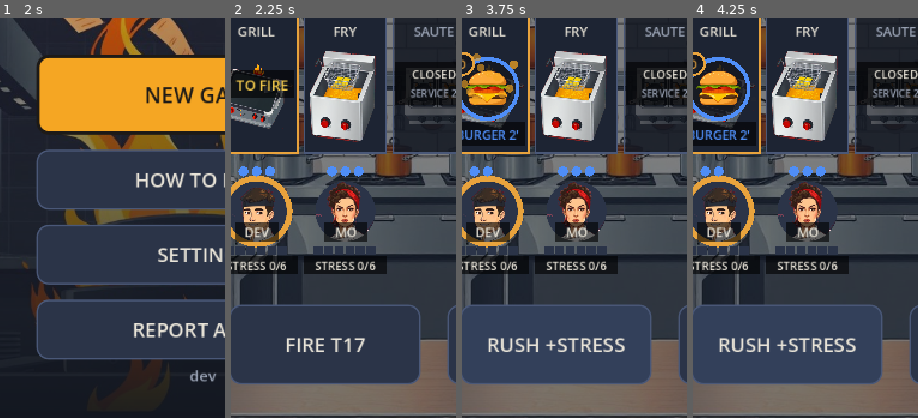
Above: before the commit, frames 1-4 (left to right).
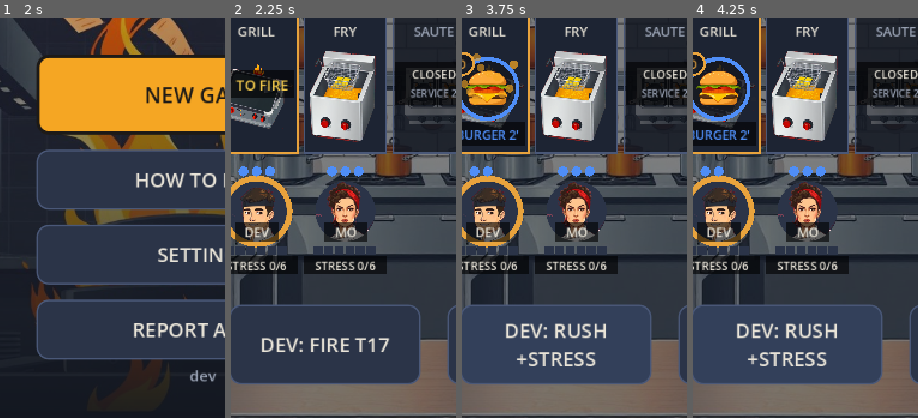
Above: after the commit, the same moments.

Repository: duffpowell-commits/Rush
Game: Godot game, scene res://scenes/boot.tscn
Same seed, same stepped clock (60 frames per second), same inputs: the game is played once before the commit and once after it.
Inputs (mouse positions are % of the whole screen's width and height, from its top left):
- Up to frame 1 (2 s): click "Skip splash" at 0.5 s; click "SKIP" at 1.25 s
- Up to frame 2 (2.25 s): click "NEW GAME" at 2 s
- Up to frame 3 (3.75 s): click "END TURN" at 2.75 s; click (26, 91) at 3.5 s, where only the run before the commit has a clickable "FIRE T17"
- Up to frame 4 (4.25 s): no input
The pictures show only the part of the screen within x 5-55%, y 50-100%; the shares and areas given below are measured in that part.

Frame 1 is identical in both runs. In frame 2, 1.1% of the frame differs, in the area x 13-71%, y 80-84%; in frame 3, 2.6%, in the area x 11-73%, y 76-87%; in frame 4, 2.6%.

Commit message:
Stress pass: preview END TURN stress, warn a turn early, name the cook on the button
Build-70 reviews (first-timer, IGN-style, own play) all said stress read too late.
- Stress meter previews what END TURN does (stress_after mirrors Kitchen.end_turn);
  +N STRESS floats on the cook after the turn.
- END TURN says NAME NEAR QUIT one turn before a quit; rest hint at cap-3.
- Action button names the selected cook (DEV: PLATE).
- No two tickets in a service share a table number (two T22s).
- Pan labels shrink before dropping words; stress plates fit the gap between cooks.

Co-Authored-By: Claude Opus 5.5 <noreply@anthropic.com>
Claude-Session: https://claude.ai/code/session_01V3sbxLu4c4oLEvnvp25i9E

Diff:
--- a/scripts/autoplay.gd
+++ b/scripts/autoplay.gd
@@ -203,9 +203,9 @@
 	game._after_move()
 	var fire_default: String = game.act_btn.text
 	await _tap_at(game.field.get_global_transform() * game.ticket_rect(1).get_center())   # table 22: less urgent
-	var pick_ok: bool = game.pick_tid == 902 and game.act_btn.text == "FIRE T22"
+	var pick_ok: bool = game.pick_tid == 902 and game.act_btn.text == "DEV: FIRE T22"
 	await _tap_at(game.field.get_global_transform() * game.station_rect(0).get_center())   # DEV's own station: act
-	pick_ok = pick_ok and kk.pans[0].get("tid", 0) == 902 and fire_default == "FIRE T21"
+	pick_ok = pick_ok and kk.pans[0].get("tid", 0) == 902 and fire_default == "DEV: FIRE T21"
 	_check(pick_ok, "PICK PASS (button said FIRE T21, tapped table 22's ticket, FIRE cooked its burger)")
 	# Tap a dish (Duff, Nov 25): table 22 now wants a burger and a steak, both grill. A tap on the
 	# STEAK row picks that dish: the button names it and FIRE cooks it, not the burger listed first.
@@ -225,7 +225,7 @@
 	await _frames(2)
 	await _shot("dish_pick")
 	await _tap_at(game.field.get_global_transform() * game.station_rect(0).get_center())
-	_check(game.pick_ix == -1 and dish_label == "FIRE STEAK" and kk.pans[0].get("dish", "") == "STEAK"
+	_check(game.pick_ix == -1 and dish_label == "DEV: FIRE STEAK" and kk.pans[0].get("dish", "") == "STEAK"
 		and kk.tickets[1].items[0].state == "wait",
 		"DISH PICK PASS (tapped T22's STEAK row: button said '%s', FIRE cooked the steak, the burger still waits)" % dish_label)
 	kk.tickets[1].items = keep_items   # back to the minute the next checks expect
@@ -236,7 +236,7 @@
 	var left0: int = kk.pans[0].left
 	var rush_label: String = game.act_btn.text
 	game.act()
-	_check(rush_label == "RUSH +STRESS" and kk.pans[0].left == left0 - 1 and kk.crew[0].stress == kk.rush_stress,
+	_check(rush_label == "DEV: RUSH +STRESS" and kk.pans[0].left == left0 - 1 and kk.crew[0].stress == kk.rush_stress,
 		"RUSH PASS (burger %d -> %d minutes, DEV stress %d)" % [left0, kk.pans[0].left, kk.crew[0].stress])
 	await _tap_at(game.field.get_global_transform() * game.cook_pos(1))
 	await _tap_at(game.field.get_global_transform() * game.station_rect(1).get_center())   # MO plates the fries
@@ -245,7 +245,7 @@
 	await _shot("pick_rush_window")
 	game.end_turn()   # MO spent an action plating: a fresh turn to walk to the pass and run
 	await _tap_at(game.field.get_global_transform() * game.station_rect(Kitchen.PASS_IX).get_center())
-	var on_pass: bool = kk.crew[1].at == Kitchen.PASS_IX and game.act_btn.text == "RUN"
+	var on_pass: bool = kk.crew[1].at == Kitchen.PASS_IX and game.act_btn.text == "MO: RUN"
 	game.act()
 	var ran: bool = kk.window.is_empty() and kk.ticket(902).items[1].state == "served"
 	_check(up and on_pass and ran, "WINDOW PASS (fries plated up on the window, MO walked to the pass and ran them)")
@@ -982,6 +982,23 @@
 	await _tap_at(game.field.get_global_transform() * game._more_rect.get_center())
 	var back: bool = game.rail_off == 0 and game.rail_tickets()[0].id == first_id
 	_check(paged and back, "RAIL PAGE PASS (+2 MORE showed tickets 5-6, BACK returned to the most urgent)")
+	# Stress pass: two away and working: END TURN warns a turn early, the meter shows the +1, and
+	# the action button names the cook it moves.
+	var sat_was: int = kk.pans[0].sat
+	kk.pans[0].sat = 0   # no burn this turn, so the early warning isn't outranked
+	kk.crew[1].stress = kk.stress_cap - 2
+	kk.crew[1].acted = true
+	game._refresh_hud()
+	var near_warn: String = game.end_btn.text
+	var near_after: int = game.stress_after(1)
+	var named: String = game.act_btn.text
+	game.field.queue_redraw()
+	await _frames(2)
+	await _shot("stress_preview")
+	kk.pans[0].sat = sat_was
+	_check(near_warn == "END TURN\nMO NEAR QUIT" and near_after == kk.stress_cap - 1
+		and (named.begins_with(kk.crew[game.sel].name + ": ") or named == "TAP A STATION" or named.ends_with("NO MOVES")),
+		"STRESS PASS (END TURN '%s', MO %d -> %d before it's pressed, button '%s')" % [near_warn.replace("\n", " / "), kk.stress_cap - 2, near_after, named.replace("\n", " ")])
 	kk.crew[1].stress = kk.stress_cap - 1   # MO is one away and worked this turn: END TURN names her
 	kk.crew[1].acted = true
 	kk.crew[0].ap = 0
@@ -1072,7 +1089,7 @@
 	game.cash = cash_was
 	game.perks = perks_was
 	game._refresh_hud()
-	_check(one and row1 and row2 and four and pr.position.y >= 0.0 and pr.end.y <= vh and label == "RUN 2 PLATES" and ran,
+	_check(one and row1 and row2 and four and pr.position.y >= 0.0 and pr.end.y <= vh and label.ends_with("RUN 2 PLATES") and ran,
 		"TRAY PASS (one plate a RUN to start; shop row SERVER TRAY -> ENTREE TRAY = 4, fits at HUGE %d px of %d; '%s' sent 2 plates for one action)" % [int(pr.size.y), int(vh), label])
 
 
@@ -1142,7 +1159,7 @@
 func _find(prefix: String) -> Button:
 	var found: Button = null
 	for b in get_tree().root.find_children("*", "Button", true, false):
-		if b.is_visible_in_tree() and not b.disabled and b.text.begins_with(prefix) and not b.is_queued_for_deletion():
+		if b.is_visible_in_tree() and not b.disabled and (b.text.begins_with(prefix) or b.text.contains(": " + prefix)) and not b.is_queued_for_deletion():
 			found = b
 	return found
 
--- a/scripts/game.gd
+++ b/scripts/game.gd
@@ -219,6 +219,11 @@
 		if not p.is_empty() and p.left <= 0 and p.sat >= k.burn_after:
 			end_btn.text = "END TURN\n%s BURNS" % Kitchen.STATIONS[i]
 			break
+	if end_btn.text == "END TURN":   # a turn earlier (stress pass): one more worked turn after this one and they quit
+		for c in k.crew.size():
+			if not k.crew[c].out and stress_after(c) == k.stress_cap - 1:
+				end_btn.text = "END TURN\n%s NEAR QUIT" % k.crew[c].name
+				break
 	act_btn.text = a if a != "" else "TAP A STATION"   # nothing to do here: say how to move
 	if a == "" and not k.crew[sel].out and k.crew[sel].ap <= 0:   # say why: this cook is spent till END TURN
 		act_btn.text = "%s: NO MOVES" % k.crew[sel].name   # short: HUGE text wraps it over the status line
@@ -231,11 +236,17 @@
 		var cr: Dictionary = k.crew[sel]
 		# end of turn also adds 1 to a working cook while any ticket will be red (2 minutes or less)
 		var red := 1 if k.tickets.any(func(t): return t.time - 1 > 0 and t.time - 1 <= 2) else 0
-		act_btn.text = "RUSH: QUITS!" if cr.stress + k.rush_stress + red >= k.stress_cap else "RUSH +STRESS"
+		act_btn.text = "RUSH (QUITS!)" if cr.stress + k.rush_stress + red >= k.stress_cap else "RUSH +STRESS"
 	elif a == "RUN" and k.tray > 1:   # a tray: say how many plates go out on this one action
 		var n := mini(k.tray, k.window.size() + (0 if k.crew[sel].hand.is_empty() else 1))
 		if n > 1:
 			act_btn.text = "RUN %d PLATES" % n
+	if a != "":   # whose move this is, on the button (stress pass: taps moved the wrong cook)
+		var named := "%s: %s" % [k.crew[sel].name, act_btn.text]
+		var bf := act_btn.get_theme_font("font")
+		var room := act_btn.size.x - 20.0 if act_btn.size.x > 40.0 else 210.0
+		if bf == null or bf.get_string_size(named, HORIZONTAL_ALIGNMENT_LEFT, -1, act_btn.get_theme_font_size("font_size")).x <= room * 2.0:
+			act_btn.text = named   # up to two lines: the button wraps, and grows up, not off the screen
 	act_btn.disabled = a == ""
 	if note != null:
 		note.text = " | ".join(k.events)   # a bar between events: they ran together as one sentence
@@ -431,7 +442,12 @@
 	var walked_before := k.walked
 	var critic_before := k.critic
 	var tickets_before: Array = k.tickets.map(func(t): return t.id)
+	var stress_before: Array = k.crew.map(func(c): return c.stress)
 	k.end_turn()
+	for c in k.crew.size():   # say what the turn cost, on the cook who paid it
+		var d: int = k.crew[c].stress - stress_before[c]
+		if d > 0 and not k.crew[c].out:
+			_fx_text(cook_pos(c) + Vector2(0, -COOK_R - 30), "+%d STRESS" % d, UI.key("bad"), 24)
 	if k.tickets.any(func(t): return not tickets_before.has(t.id)):
 		get_node("/root/Audio").sfx("ticket", randf_range(0.95, 1.05))
 		get_node("/root/Subs").cue("[printer: new ticket]")
@@ -762,7 +778,7 @@
 			func(): return sel != 0 or k.crew[1].out],
 		["pick", "TAP TICKET: COOK FIRST", func(): return k.tickets.size() >= 2,
 			func(): return pick_tid != 0],
-		["rest", "IDLE COOKS LOSE STRESS", func(): return k.crew.any(func(c): return not c.out and c.stress >= k.stress_cap - 2),
+		["rest", "IDLE COOKS LOSE STRESS", func(): return k.crew.any(func(c): return not c.out and c.stress >= k.stress_cap - 3),
 			func(): return false],   # nothing to do but read it: it retires after a few turns
 		["rush", "RUSH IT: +STRESS", func(): return k.action_here(sel) == "RUSH",
 			func(): return k.pans.any(func(p): return p.get("rushed", false))],
@@ -967,20 +983,23 @@
 ## Cooks whose stress hits the cap if the turn ends now: the same sums as Kitchen.end_turn (a burn at
 ## their station +2, a worked cook +1 while a ticket will be red, an idle one rests).
 func cooks_quitting() -> Array:
+	var out: Array = []
+	for c in k.crew.size():
+		if not k.crew[c].out and stress_after(c) >= k.stress_cap:
+			out.append(k.crew[c].name)
+	return out
+
+
+## Cook c's stress once the turn ends now (the meter shows the change before END TURN is pressed).
+func stress_after(c: int) -> int:
+	var cr: Dictionary = k.crew[c]
 	var red := k.tickets.any(func(t): return t.time - 1 > 0 and t.time - 1 <= 2)
-	var out: Array = []
-	for c in k.crew:
-		if c.out:
-			continue
-		var s: int = c.stress
-		for i in k.pans.size():
-			var p: Dictionary = k.pans[i]
-			if not p.is_empty() and p.left <= 0 and p.sat >= k.burn_after and c.at == i:
-				s += 2
-		s = s + (1 if red else 0) if c.acted else maxi(0, s - 2)
-		if s >= k.stress_cap:
-			out.append(c.name)
-	return out
+	var s: int = cr.stress
+	for i in k.pans.size():
+		var p: Dictionary = k.pans[i]
+		if not p.is_empty() and p.left <= 0 and p.sat >= k.burn_after and cr.at == i:
+			s += 2
+	return s + (1 if red else 0) if cr.acted else maxi(0, s - 2)
 
 
 ## The NEXT bar in plain words ("NEXT: 2 dishes in 3 min"), as many as fit the width.
@@ -1127,13 +1146,19 @@
 			# State in words, not colour alone: 2' cooking, UP! ready, PLATE NOW: burns at the next END TURN.
 			_plate(f, Rect2(r.position.x + 4, r.end.y - 38, r.size.x - 8, 30))
 			var st := ("PLATE NOW" if burning else "UP!") if up else "%d'" % p.left
-			if burning:
-				st = _fit(font, st, "PLATE!", r.size.x - 14, 15)
+			# Smaller text before cutting words (stress pass: "BURGER UP!" read just "UP!"); the state
+			# always wins over the dish name, since the art says which dish.
 			var lbl := "%s %s" % [p.dish, st]
-			if font.get_string_size(lbl, HORIZONTAL_ALIGNMENT_LEFT, -1, UI.font_size(15)).x > r.size.x - 14:
-				lbl = st   # big text sizes: the state wins, the dish art still says which dish
+			var fs := 15
+			for cand in ([st, "PLATE!"] if burning else [lbl, st]):
+				lbl = cand
+				fs = 15
+				while fs > 11 and font.get_string_size(lbl, HORIZONTAL_ALIGNMENT_LEFT, -1, UI.font_size(fs)).x > r.size.x - 8:
+					fs -= 1
+				if font.get_string_size(lbl, HORIZONTAL_ALIGNMENT_LEFT, -1, UI.font_size(fs)).x <= r.size.x - 8:
+					break
 			f.draw_string(font, r.position + Vector2(0, r.size.y - 16), lbl,
-				HORIZONTAL_ALIGNMENT_CENTER, r.size.x, UI.font_size(15), UI.key(tone))
+				HORIZONTAL_ALIGNMENT_CENTER, r.size.x, UI.font_size(fs), UI.key(tone))
 		elif i < k.pans.size():
 			var waiting := 0
 			for t in k.tickets:
@@ -1181,14 +1206,29 @@
 		var seg := sw / cap
 		var tired: bool = cr.stress >= k.stress_cap - 2
 		var tone := "bad" if tired else ("warn" if cr.stress > 0 else "good")
+		# Stress pass: what END TURN will do, before it's pressed. Boxes it adds are outlined red,
+		# boxes a rest takes off are outlined green.
+		var after := stress_after(c)
 		for b in cap:
 			var box := Rect2(pos.x - sw / 2 + b * seg, pos.y + COOK_R + 6, seg - 2, 10)
-			f.draw_rect(box, UI.key(tone) if b < cr.stress else Color("2b3448"))
+			f.draw_rect(box, UI.key(tone) if b < mini(cr.stress, after) else Color("2b3448"))
+			if b >= cr.stress and b < after:
+				f.draw_rect(box, UI.key("bad"), false, 2.0)
+			elif b >= after and b < cr.stress:
+				f.draw_rect(box, UI.key("good"), false, 2.0)
 		if cr.hand.is_empty() and (note == null or note.text == ""):   # (a carried plate's name, or the event line, sits here instead)
-			_plate(f, Rect2(pos.x - 50, pos.y + COOK_R + 18, 100, 22))
-			var sl := ("TIRED %d/%d" if tired else "STRESS %d/%d") % [cr.stress, cap]
-			f.draw_string(font, Vector2(pos.x - 50, pos.y + COOK_R + 35), sl, HORIZONTAL_ALIGNMENT_CENTER, 100,
-				UI.font_size(14), UI.key(tone) if cr.stress > 0 else ink)
+			# As wide as the gap to the next cook allows: two plates side by side ran together.
+			var pw := 100.0
+			for o in k.crew.size():
+				if o != c and not k.crew[o].out:
+					pw = minf(pw, absf(cook_pos(o).x - pos.x) - 6.0 if absf(cook_pos(o).y - pos.y) < 60.0 else pw)
+			pw = maxf(pw, 44.0)
+			var dl := "" if after == cr.stress else (" %+d" % (after - cr.stress))
+			var sl := ("TIRED %d/%d" if tired else "STRESS %d/%d") % [cr.stress, cap] + dl
+			sl = _fit(font, sl, "%d/%d%s" % [cr.stress, cap, dl], pw - 4, 14)
+			_plate(f, Rect2(pos.x - pw / 2, pos.y + COOK_R + 18, pw, 22))
+			f.draw_string(font, Vector2(pos.x - pw / 2, pos.y + COOK_R + 35), sl, HORIZONTAL_ALIGNMENT_CENTER, pw,
+				UI.font_size(14), UI.key("bad") if after > cr.stress else (UI.key(tone) if cr.stress > 0 else ink))
 		if not cr.hand.is_empty():   # the plate in hand, on the cook's shoulder, plus its name
 			_draw_fit(f, ART_DISHES[cr.hand.dish], Rect2(pos + Vector2(COOK_R - 18, -COOK_R - 6), Vector2(40, 40)))
 			_plate(f, Rect2(pos + Vector2(-50, COOK_R + 22), Vector2(100, 24)))
--- a/scripts/kitchen.gd
+++ b/scripts/kitchen.gd
@@ -165,7 +165,13 @@
 	var k := 4 if big else rng.randi_range(1, 2)
 	for i in k:
 		items.append({"dish": names[rng.randi_range(0, names.size() - 1)], "state": "wait"})
-	var t := {"id": _next_id, "table": rng.randi_range(1, 30), "items": items,
+	# A table number nobody on the rail or still to come has (IGN review: two tickets both read T22).
+	# One draw either way, so a seed still deals the same service.
+	var used: Array = tickets.map(func(o): return o.table) + incoming.map(func(o): return o.ticket.table)
+	var free: Array = range(1, 31).filter(func(n): return not used.has(n))
+	if free.is_empty():
+		free = range(1, 31)
+	var t := {"id": _next_id, "table": free[rng.randi_range(0, free.size() - 1)], "items": items,
 		"time": ticket_time + (3 if big else 0), "big": big}
 	t.t0 = t.time   # the clock it started with: speed for the grade
 	_next_id += 1
--- a/tests/run_tests.gd
+++ b/tests/run_tests.gd
@@ -501,14 +501,20 @@
 		g.k = k
 		var said: Array = g.cooks_quitting()
 		var was_out: Array = k.crew.map(func(c): return c.out)
+		var shown: Array = []
+		for c in k.crew.size():
+			shown.append(g.stress_after(c))
 		k.end_turn()
+		for c in k.crew.size():   # the meter's preview is the stress END TURN really leaves
+			if not was_out[c] and k.crew[c].stress != shown[c]:
+				bad += 1
 		var walked: Array = []
 		for c in k.crew.size():
 			if k.crew[c].out and not was_out[c]:
 				walked.append(k.crew[c].name)
 		if said != walked:
 			bad += 1
-	check(bad == 0, "quit warning matched end_turn on 300 random states (%d mismatches)" % bad)
+	check(bad == 0, "quit warning and stress preview matched end_turn on 300 random states (%d mismatches)" % bad)
 	g.free()
 
 
@@ -832,3 +838,17 @@
 	check(back.from_dict(d.kitchen) and back.crew[1].at == Kitchen.PASS_IX and back.pans[2].dish == "PASTA"
 		and back.pans[3].is_empty() and back.is_open(2), "a v4 mid-service save loads onto the longer line")
 	sv.free()
+
+
+## IGN review (build 70): two tickets both read T22. Every ticket in a service gets its own table.
+func test_table_numbers_unique() -> void:
+	var dup := 0
+	for seed in 200:
+		var k := Kitchen.new()
+		k.start(1 + seed % 5, seed)
+		var tables: Array = k.tickets.map(func(t): return t.table) + k.incoming.map(func(i): return i.ticket.table)
+		for t in tables:
+			if tables.count(t) > 1:
+				dup += 1
+				break
+	check(dup == 0, "no service deals two tickets the same table number (%d of 200 did)" % dup)
Binary file added: docs/renders/flow_stress_preview.png
Not shown, changed: CLAUDE.md
